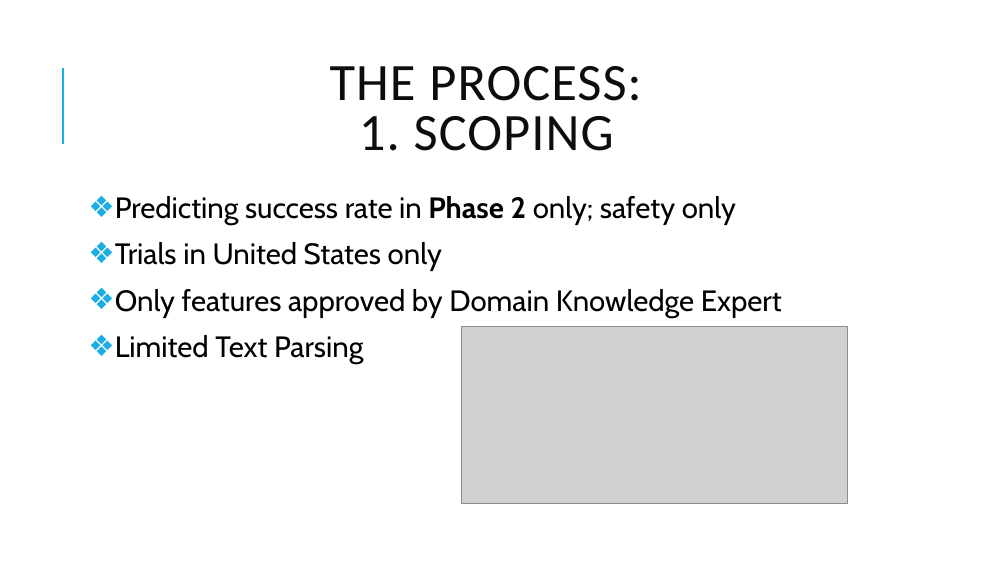
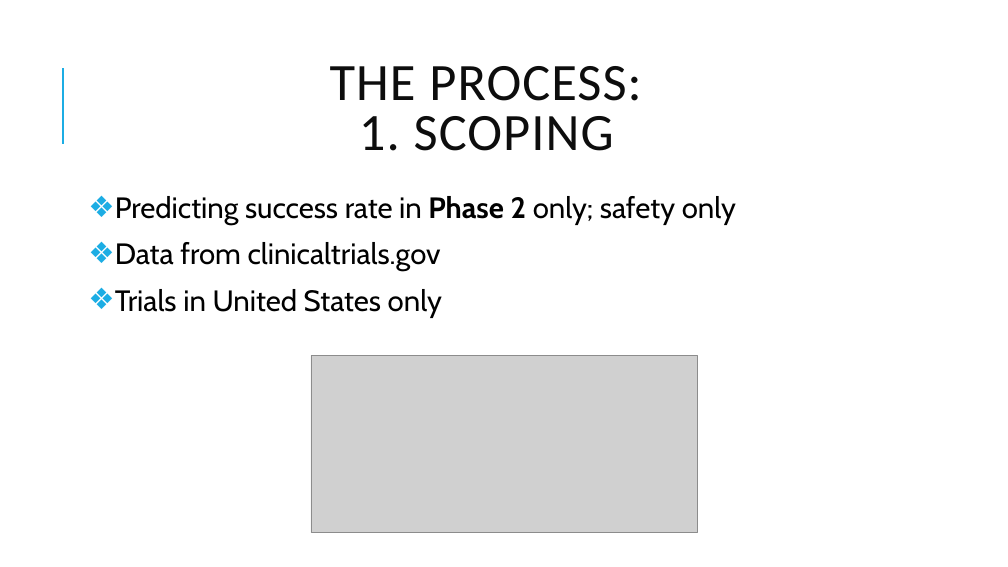
Before and after one commit to sigkarmoil/Clinical_Trial_Machine_Learning, a slide deck: slide 5 of Resources/Clinical Trial.pptx. Drawn at 1008x567 pixels with LibreOffice and Linux fonts; fonts in the diff are those of the drawing; grey boxes stand for pictures. Boxes give left, top, right and bottom in pixels: in the first picture for what was removed or moved away, otherwise in the second. Text is boxed around its words. In the diff, an @@ line names an element or a change of style, - is before the commit and + after.

```diff
--- a/Resources/Clinical Trial.pptx
+++ b/Resources/Clinical Trial.pptx
@@ text at [115, 242, 441, 271]: paragraph added @@
+❖ Data from clinicaltrials.gov
@@ text at [115, 289, 782, 364]: paragraphs removed @@
-❖ Only features approved by Domain Knowledge Expert
-❖ Limited Text Parsing
@@ picture: place and size @@
-picture at [461, 327, 848, 504]
+picture at [311, 355, 697, 532]
```
Also in this commit, not shown: 4 other slides changed, 4 slides added, 3 slides removed.
